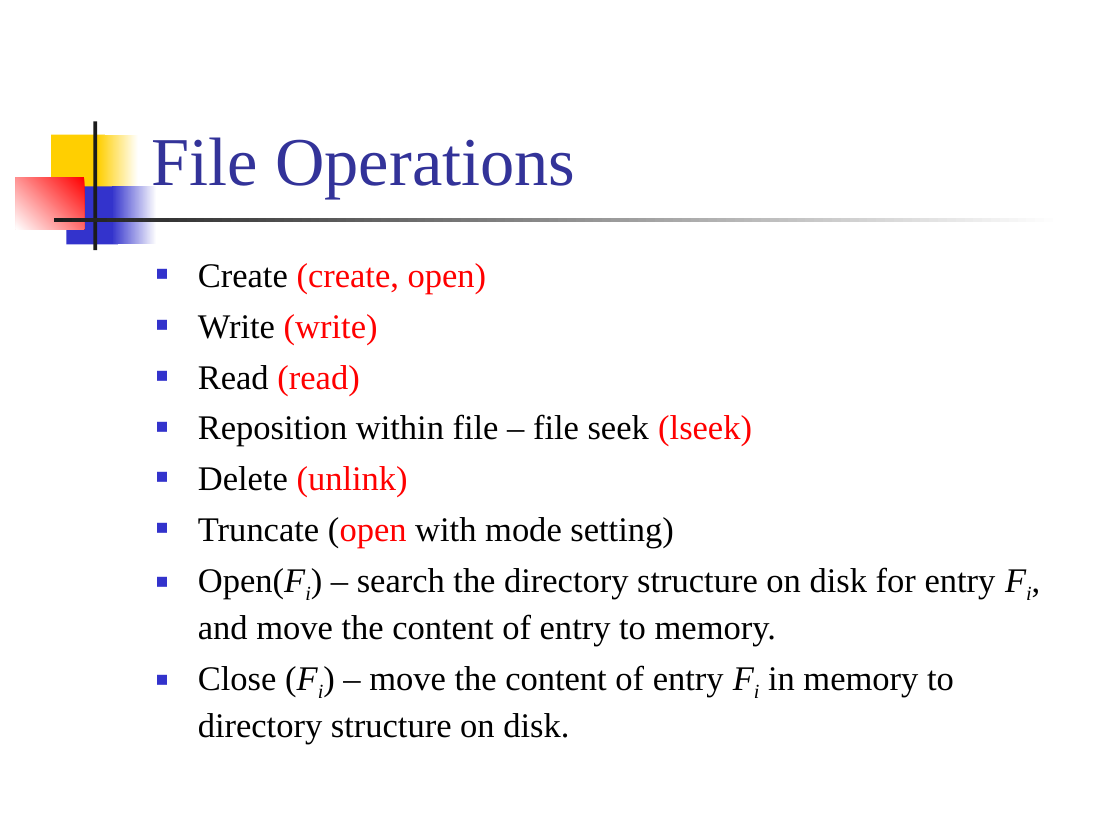
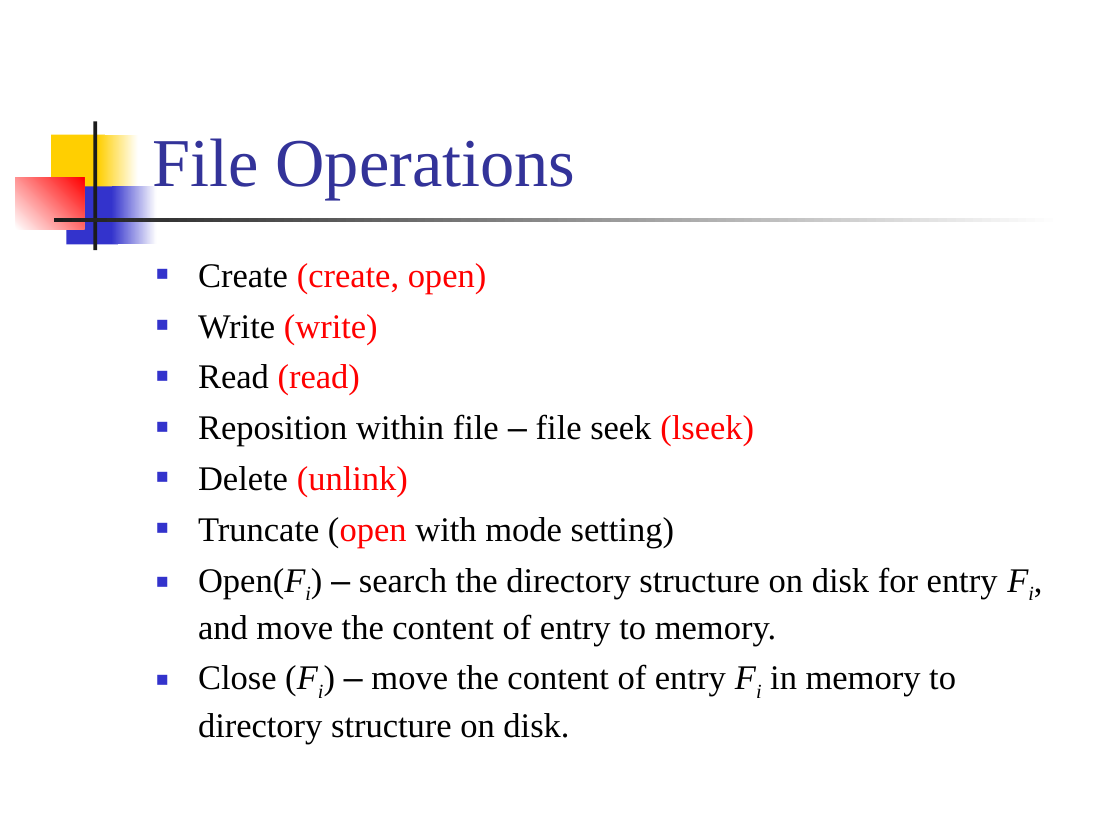
Before and after one commit to CGUSystemCourses/Unix-2015, a slide deck: slide 6 of Lectures/lec05-file_syst_adv/lec05-adv_file_syst.ppt. Drawn at 1120x840 pixels with LibreOffice and Linux fonts; fonts in the diff are those of the drawing. Boxes give left, top, right and bottom in pixels: in the first picture for what was removed or moved away, otherwise in the second. Text is boxed around its words. In the diff, an @@ line names an element or a change of style, - is before the commit and + after.

```diff
--- a/Lectures/lec05-file_syst_adv/lec05-adv_file_syst.ppt
+++ b/Lectures/lec05-file_syst_adv/lec05-adv_file_syst.ppt
@@ text at (198, 414, 998, 743): font Times New Roman to Arial in "–", "–", "–" @@
```
Also in this commit, not shown: 68 other slides changed.
